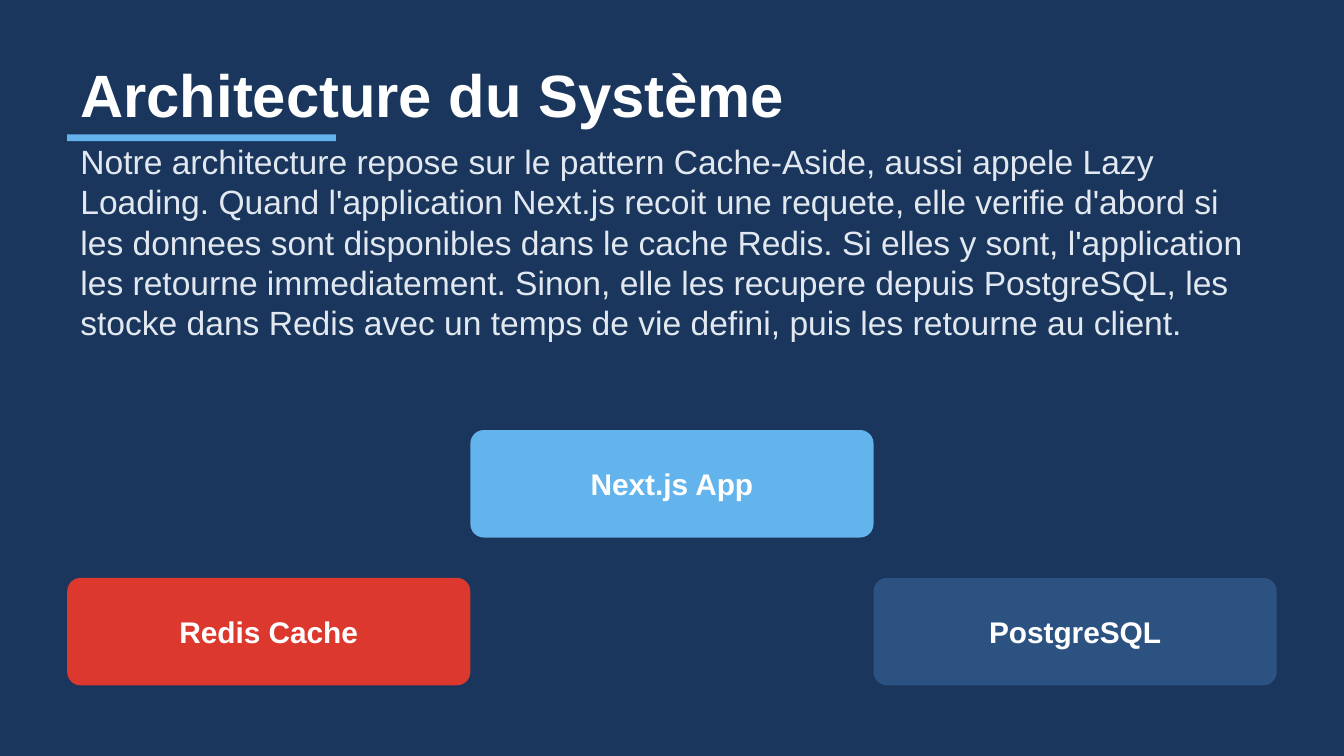
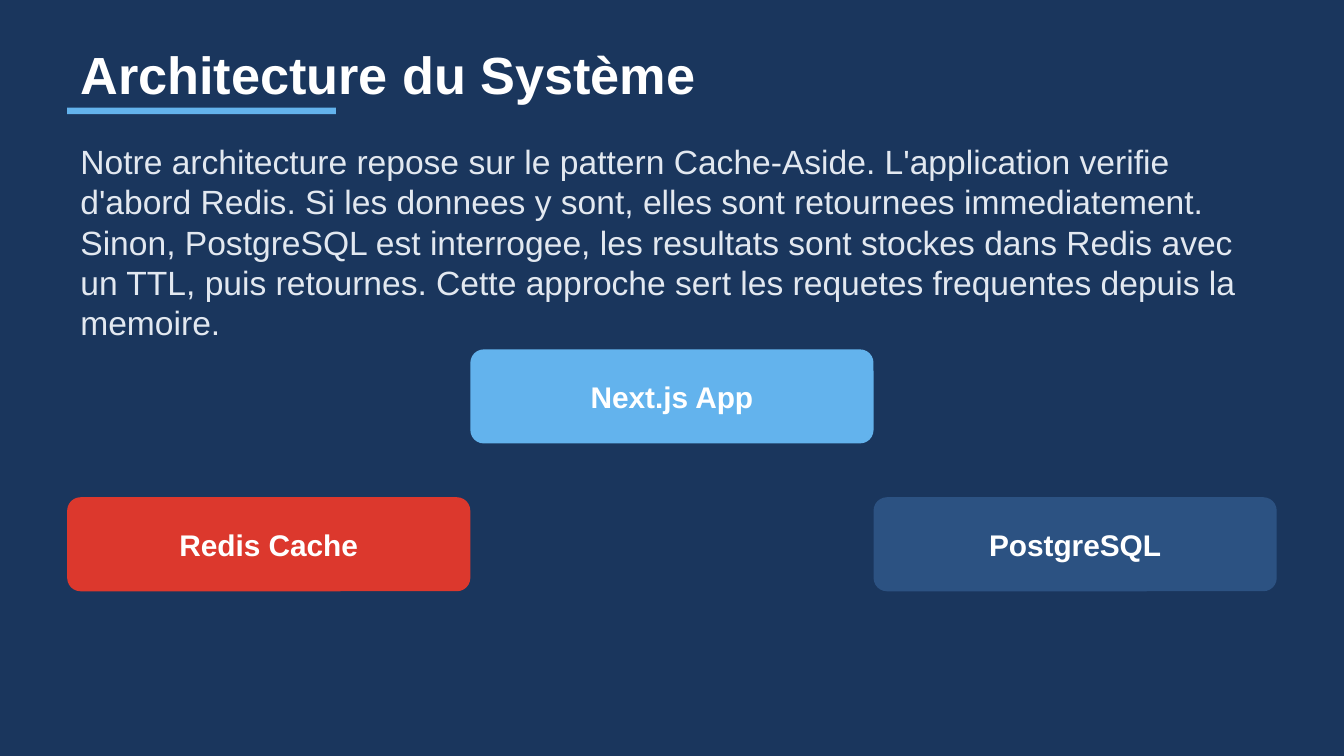
Before and after one commit to Zeinot/marketplace-saas, a slide deck: slide 3 of output/Presentation_Cache_Redis.pptx (slide 4 before the commit). Drawn at 1344x756 pixels with LibreOffice and Linux fonts; fonts in the diff are those of the drawing. Boxes give left, top, right and bottom in pixels: in the first picture for what was removed or moved away, otherwise in the second. Text is boxed around its words. In the diff, an @@ line names an element or a change of style, - is before the commit and + after.

```diff
--- a/output/Presentation_Cache_Redis.pptx
+++ b/output/Presentation_Cache_Redis.pptx
@@ text "Architecture du Système": place and size @@
-text "Architecture du Système" at [80, 73, 784, 129]
+text "Architecture du Système" at [80, 55, 696, 104]
@@ text "Architecture du Système" at [80, 55, 696, 104]: size 32 to 28 pt @@
@@ rectangle: place and size @@
-rectangle at [67, 134, 336, 141]
+rectangle at [67, 108, 336, 114]
@@ text at [80, 149, 1235, 336]: text changed @@
-Notre architecture repose sur le pattern Cache-Aside, aussi appele Lazy Loading. Quand l'application Next.js recoit une requete, elle verifie d'abord si les donnees sont disponibles dans le cache Redis. Si elles y sont, l'application les retourne immediatement. Sinon, elle les recupere depuis PostgreSQL, les stocke dans Redis avec un temps de vie defini, puis les retourne au client.
+Notre architecture repose sur le pattern Cache-Aside. L'application verifie d'abord Redis. Si les donnees y sont, elles sont retournees immediatement. Sinon, PostgreSQL est interrogee, les resultats sont stockes dans Redis avec un TTL, puis retournes. Cette approche sert les requetes frequentes depuis la memoire.
@@ text "Next.js App": place and size @@
-text "Next.js App" at [591, 473, 753, 501]
+text "Next.js App" at [591, 386, 753, 413]
@@ proportions changed in 3 elements at [67, 497, 470, 591], [874, 497, 1277, 591], [470, 349, 874, 444] @@
@@ rounded rectangle: place and size @@
-rounded rectangle at [470, 430, 874, 538]
+rounded rectangle at [470, 349, 874, 444]
@@ text "Redis Cache": place and size @@
-text "Redis Cache" at [179, 621, 358, 644]
+text "Redis Cache" at [179, 534, 358, 557]
@@ rounded rectangle: place and size @@
-rounded rectangle at [67, 578, 470, 685]
+rounded rectangle at [67, 497, 470, 591]
@@ text "PostgreSQL": place and size @@
-text "PostgreSQL" at [989, 622, 1161, 649]
+text "PostgreSQL" at [989, 535, 1161, 561]
@@ rounded rectangle: place and size @@
-rounded rectangle at [874, 578, 1277, 685]
+rounded rectangle at [874, 497, 1277, 591]
```
Also in this commit, not shown: 7 other slides changed, 1 slide added, 11 slides removed, 22 other files.
